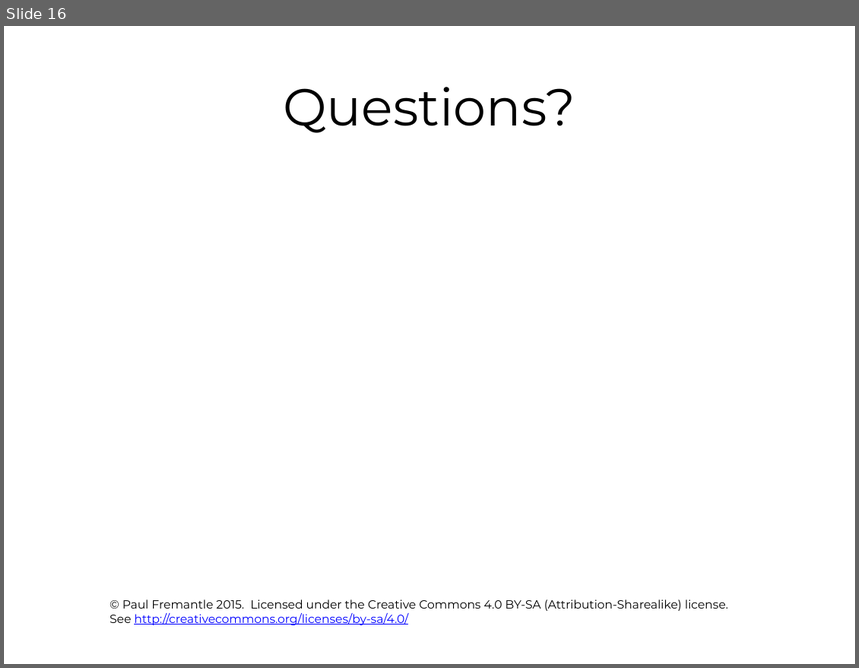
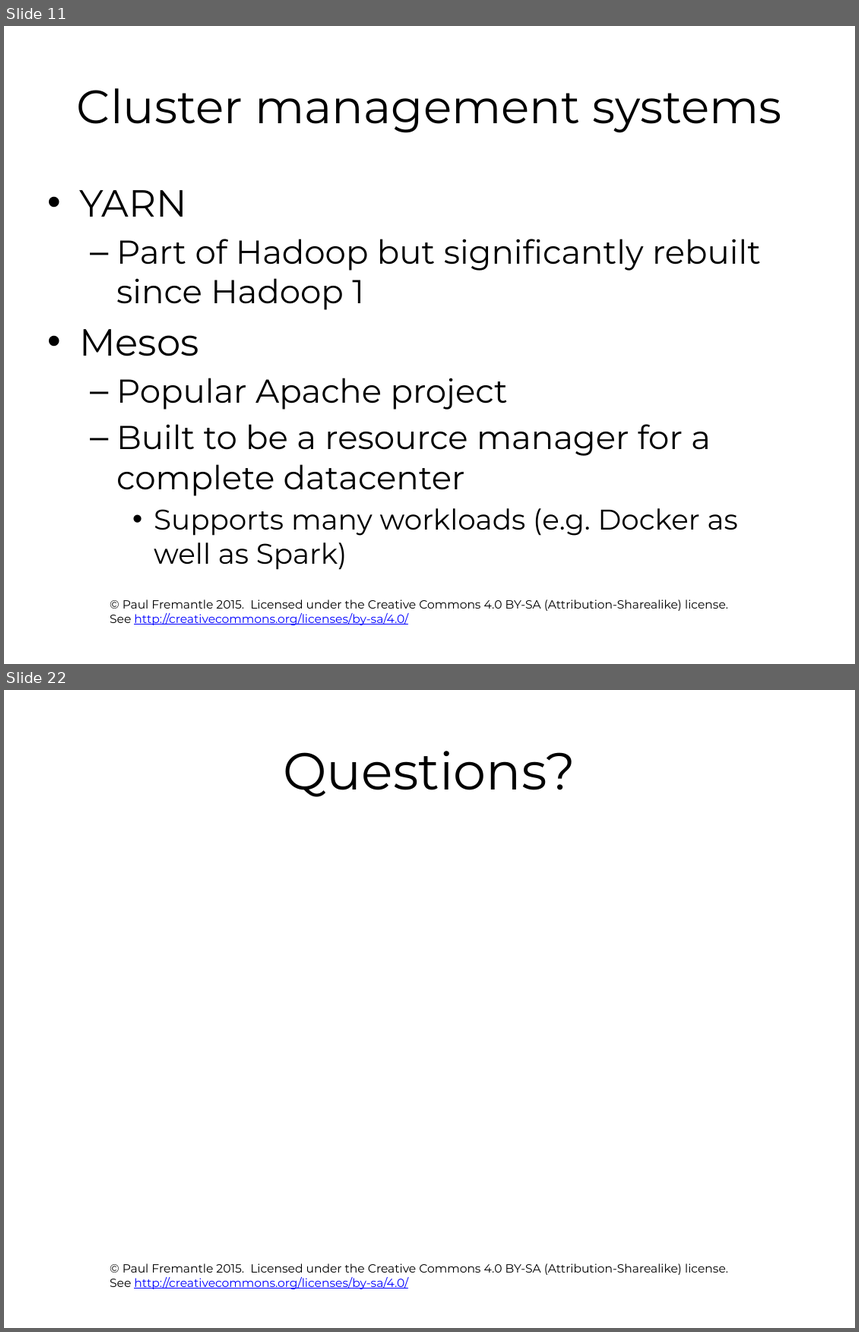
Before and after one commit to pzfreo/ox-clo, a slide deck: pres-source/12-big-data-recap.pptx. Shown one above the other, each under a label of ours: slide 16 before the commit, slides 11 and 22 after it; the slides between them are not shown. The pictures are 859x668 and 859x1332 pixels, drawn with LibreOffice and Linux fonts; fonts in the diff are those of the drawing; background and template pictures are left out. Boxes give left, top, right and bottom in pixels: in the first picture for what was removed or moved away, otherwise in the second. Text is boxed around its words. In the diff, an @@ line names an element or a change of style, - is before the commit and + after.

```diff
--- a/pres-source/12-big-data-recap.pptx
+++ b/pres-source/12-big-data-recap.pptx
@@ slide 11 added at (4,26,855,664), background #FFFFFF; not listed: 1 template element that a slide beside it also shows @@
@@ title added at (77,88,782,133), 39.6 pt, text #000000 @@
+Cluster management systems
@@ text added at (79,190,761,570), 28 pt, text #000000 @@
+• YARN
+  – Part of Hadoop but significantly rebuilt since Hadoop 1
+• Mesos
+  – Popular Apache project
+  – Built to be a resource manager for a complete datacenter
+    • Supports many workloads (e.g. Docker as well as Spark)
@@ what was slide 16 is now slide 22 @@
```
Also in this commit, not shown: 7 slides changed, 13 other slides added, 8 slides removed.
